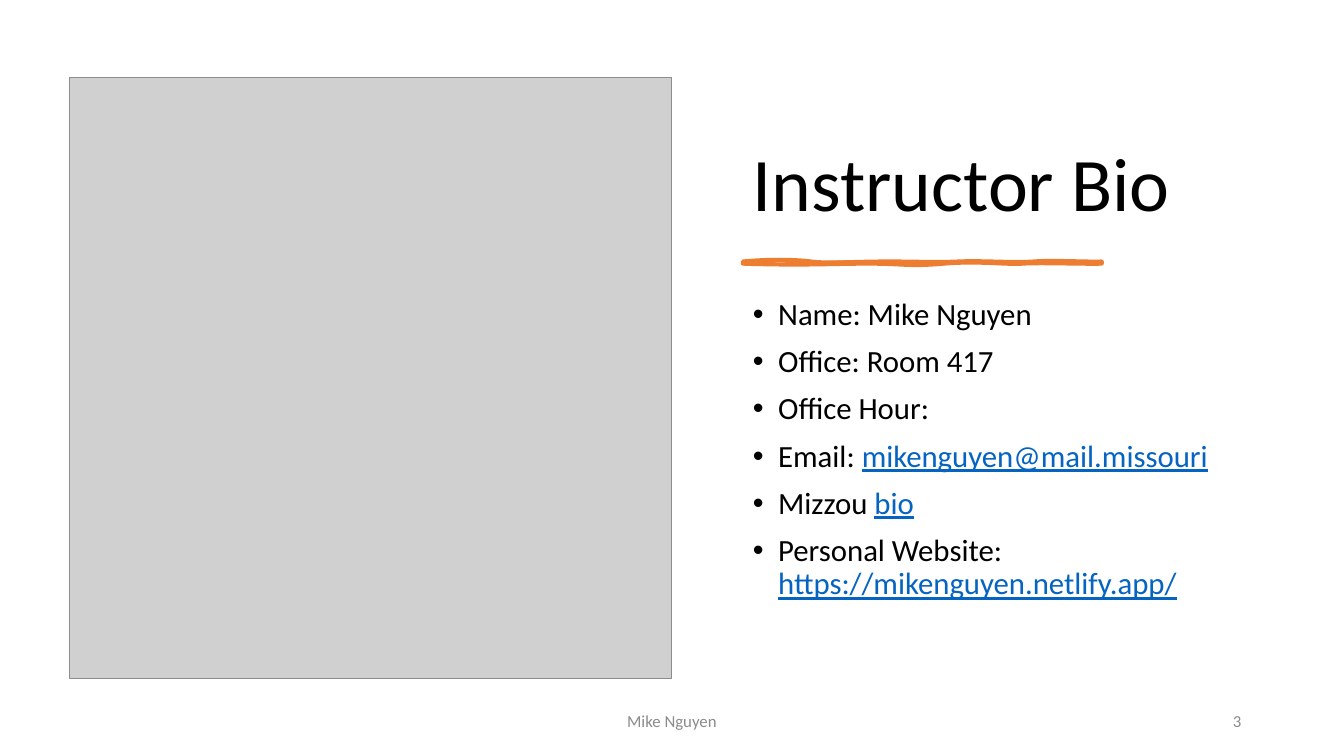
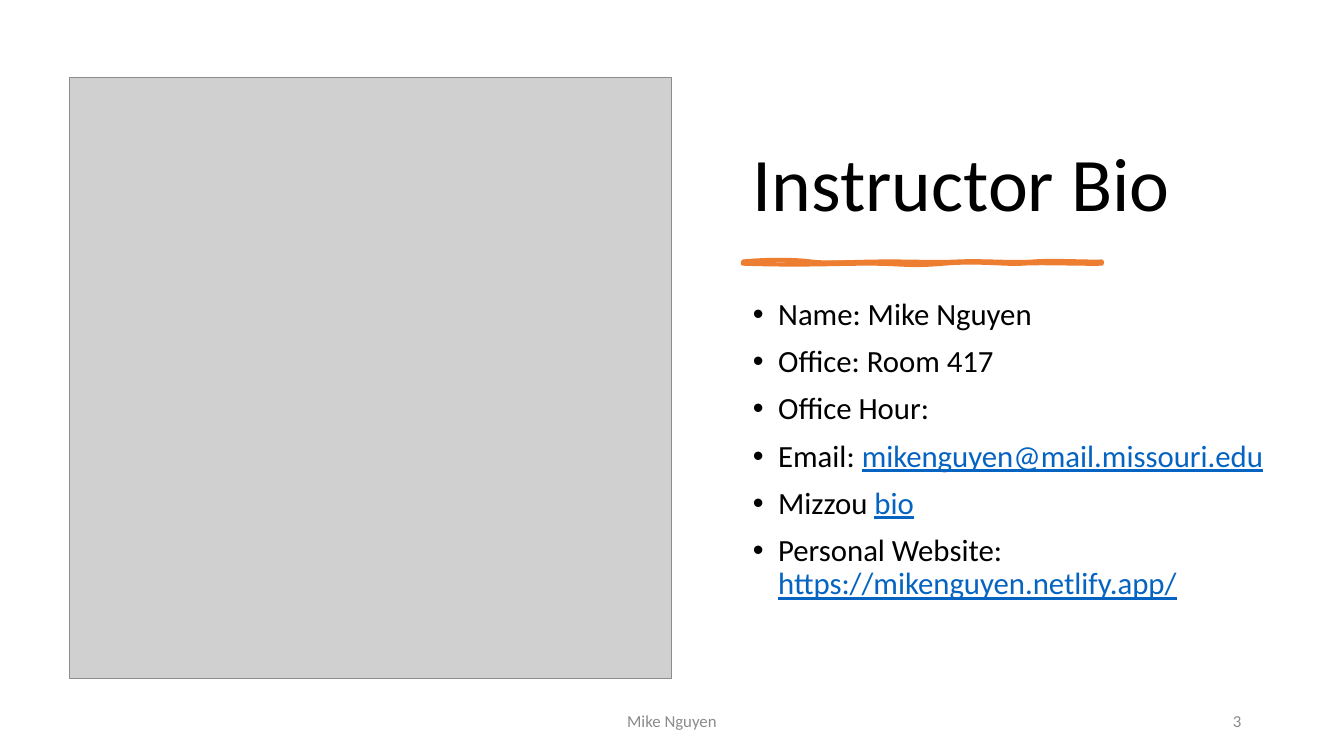
Before and after one commit to mikenguyen13/mar4050, a slide deck: slide 3 of lectures/1/Unit1_Introduction to Marketing Research.pptx. Drawn at 1344x756 pixels with LibreOffice and Linux fonts; fonts in the diff are those of the drawing; grey boxes stand for pictures. Boxes give left, top, right and bottom in pixels: in the first picture for what was removed or moved away, otherwise in the second. Text is boxed around its words. In the diff, an @@ line names an element or a change of style, - is before the commit and + after.

```diff
--- a/lectures/1/Unit1_Introduction to Marketing Research.pptx
+++ b/lectures/1/Unit1_Introduction to Marketing Research.pptx
@@ text at (x1=778, y1=445, x2=1263, y2=473): text changed @@
-• Email: mikenguyen@mail.missouri
+• Email: mikenguyen@mail.missouri.edu
```
Also in this commit, not shown: 1 other slide changed, 9 other files.
